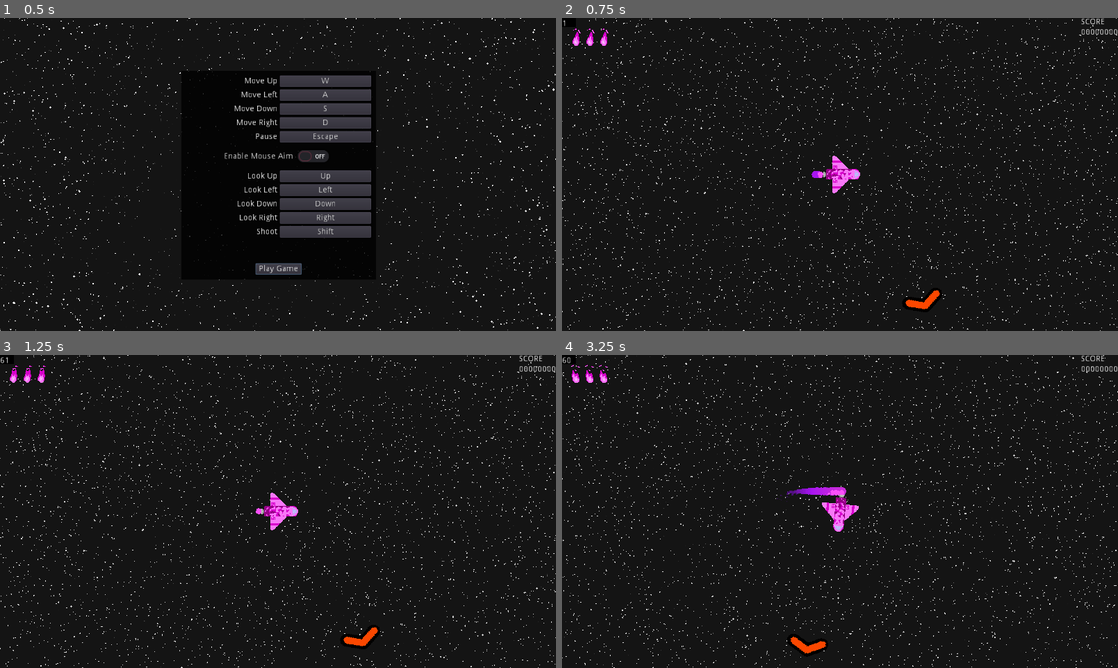
Above: before the commit, frames 1-4 (two rows, left to right).
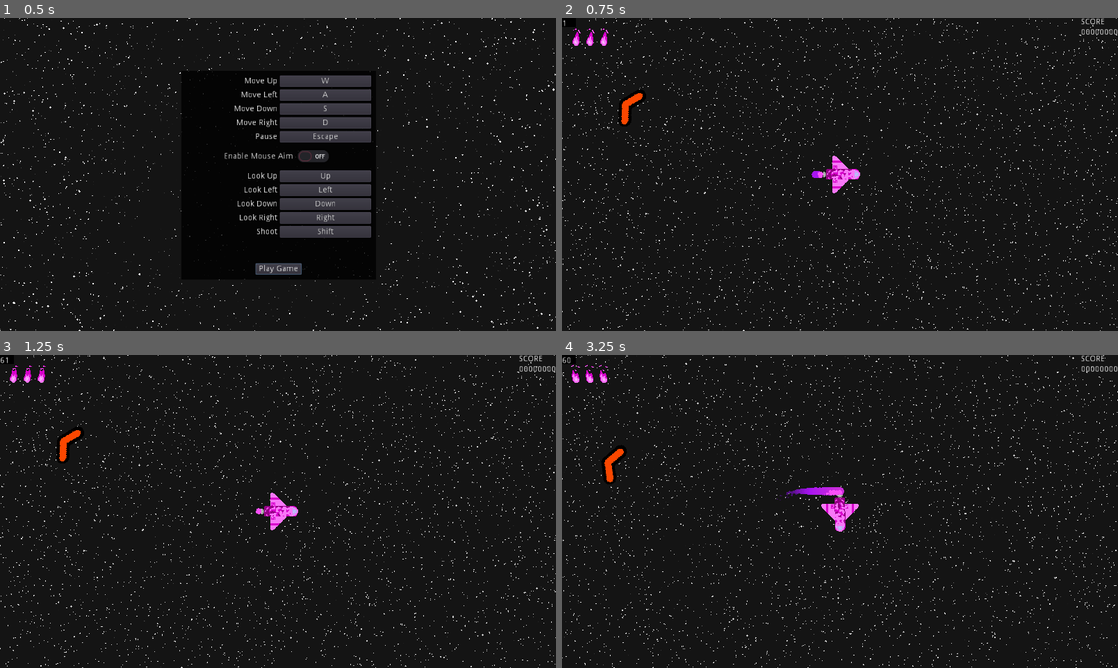
Above: after the commit, the same moments.

Repository: Jellonator/04-Space-Shooter
Game: Godot game, scene res://Gui/StartScreen.tscn
The game is run twice, just before and just after one commit, with the same random seed, the same clock (stepped at 60 frames per second) and the same inputs.
Inputs (mouse positions are in pixels of both pictures, inside the frame that each line leads up to):
- Up to frame 1 (0.5 s): no input
- Up to frame 2 (0.75 s): click "Play Game" at 0.5 s
- Up to frame 3 (1.25 s): no input
- Up to frame 4 (3.25 s): tap Enter at 1.25 s; move the mouse to (962, 495) at 1.27 s; press the mouse at (962, 495) at 1.28 s; hold D (move_right) 1.28-2 s; release the mouse at (962, 495) at 2 s; drag from (728, 527) to (812, 574) at 2.02 s; move the mouse to (895, 442) at 2.77 s; hold D (move_right) from 2.78 s (still down); hold Down (look_down) from 2.78 s (still down)

Frame 1 is identical in both runs. In frame 2, 0.3% of the frame differs, in the area x 10-68%, y 24-94%; in frame 3, 0.3%; in frame 4, 0.5%, in the area x 7-54%, y 29-96%.

Commit message:
Added waves

Diff:
--- a/Object/Enemy/EnemyBase.gd
+++ b/Object/Enemy/EnemyBase.gd
@@ -15,10 +15,10 @@
 var death_timer := 1.0
 var smat: ShaderMaterial
 var velocity := Vector2(0, 0)
-var paused := false setget set_paused, get_paused
+var paused := false setget set_paused, is_paused
 var node_snd_hit: AudioStreamPlayer2D
 
-func get_paused() -> bool:
+func is_paused() -> bool:
 	return paused
 
 func set_paused(value: bool):
@@ -41,9 +41,6 @@
 	smat = ShaderMaterial.new()
 	smat.shader = shader
 
-func is_paused():
-	return health <= 0 or paused
-
 func is_dead():
 	return health <= 0
 
@@ -51,6 +48,7 @@
 	emit_signal("killed")
 	for sprite in sprites:
 		get_node(sprite).material = smat
+	set_paused(true)
 	collision_mask = 0
 	collision_layer = 0
 	get_tree().call_group("score", "add_score", score_value)
--- a/Object/Enemy/SmallBoys/SmallboyCircle.gd
+++ b/Object/Enemy/SmallBoys/SmallboyCircle.gd
@@ -8,7 +8,7 @@
 const BOY_SPEED := SPEED
 export var num_boys := 3
 var velocity := Vector2(0, 0)
-var paused := false setget set_paused, get_paused
+var paused := false setget set_paused, is_paused
 
 func get_spawner_radius() -> float:
 	return 32.0
@@ -16,9 +16,9 @@
 func set_paused(value: bool):
 	paused = value
 	for boy in boys:
-		boy.paused = get_paused()
+		boy.paused = is_paused()
 
-func get_paused() -> bool:
+func is_paused() -> bool:
 	return paused
 
 var boys := []
--- a/World/Game.gd
+++ b/World/Game.gd
@@ -3,6 +3,18 @@
 const enemy_eye := preload("res://Object/Enemy/EyeEnemy.tscn")
 const enemy_boycircle := preload("res://Object/Enemy/SmallBoys/SmallboyCircle.tscn")
 const scene_spawner := preload("res://Object/Enemy/EnemySpawner.tscn")
+
+var ordered_waves := [
+	[enemy_eye],
+	[enemy_boycircle],
+	[enemy_eye, enemy_boycircle]
+]
+var rand_waves := [
+	[enemy_eye, enemy_eye, enemy_eye],
+	[enemy_eye, enemy_eye, enemy_boycircle],
+	[enemy_eye, enemy_boycircle, enemy_boycircle],
+]
+var current_wave := 0
 
 func spawn_enemy(scene: PackedScene, pos: Vector2):
 	var spawner := scene_spawner.instance()
@@ -11,8 +23,15 @@
 	add_child(spawner)
 
 func spawn_wave():
-	pass
+	var wave
+	if current_wave < ordered_waves.size():
+		wave = ordered_waves[current_wave]
+	else:
+		wave = rand_waves[randi() % rand_waves.size()]
+	for e in wave:
+		spawn_enemy(e, Vector2(rand_range(-800, 800), rand_range(-800, 800)))
+	current_wave += 1
 
 func _physics_process(_delta):
 	if get_tree().get_nodes_in_group("enemy").size() == 0:
-		spawn_enemy(enemy_eye, Vector2(rand_range(-800, 800), rand_range(-800, 800)))
+		spawn_wave()
